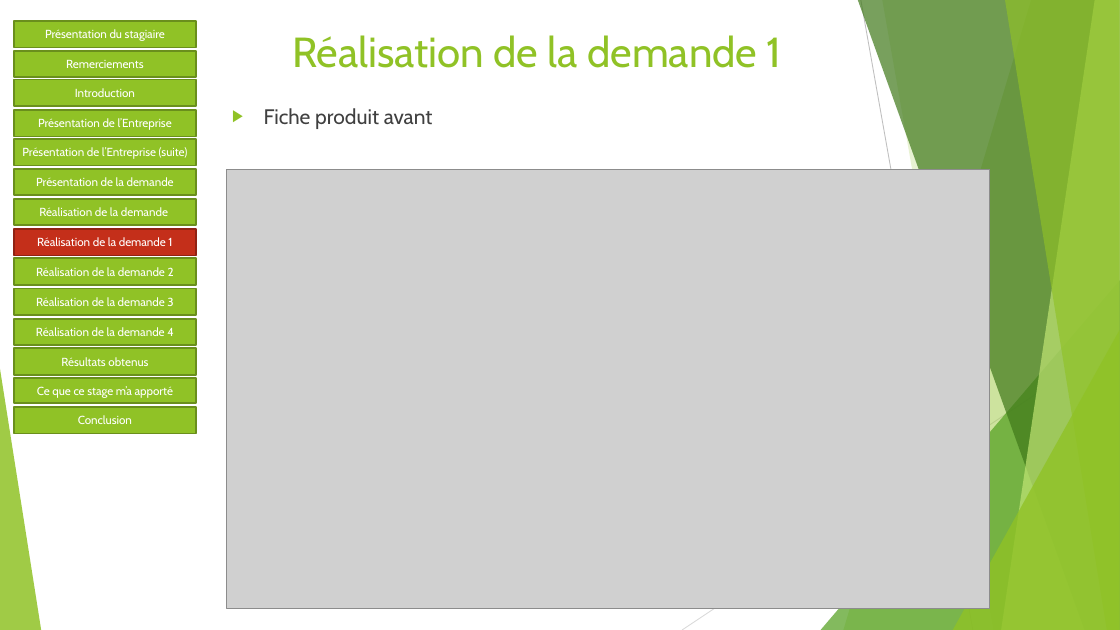
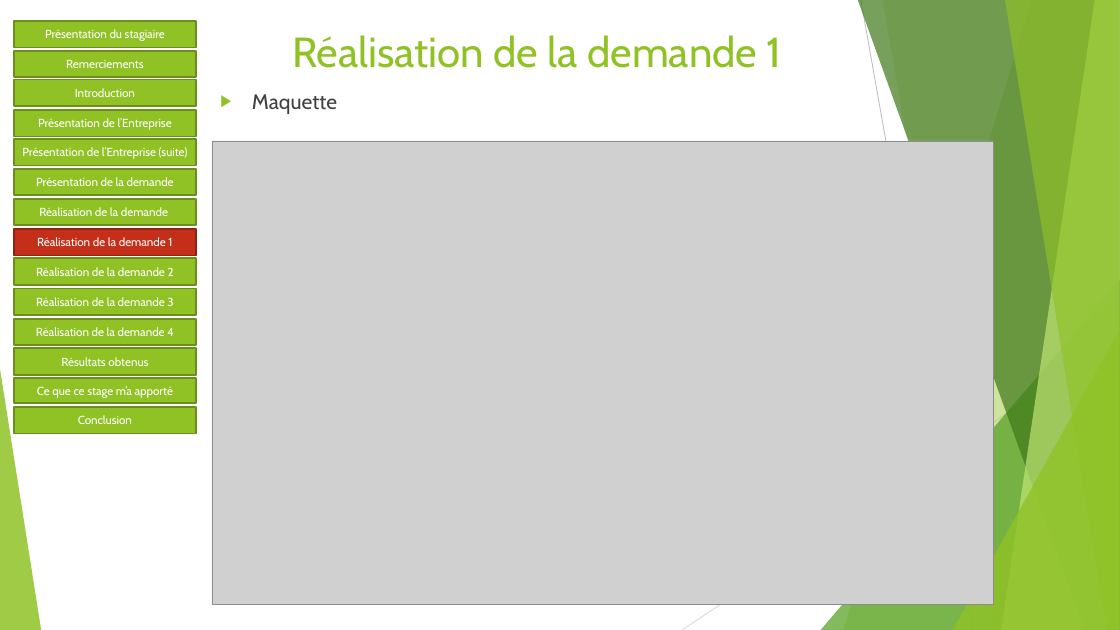
Before and after one commit to Sophie36/LASERSTORE, a slide deck: slide 10 of SOUTENANCE/Soutenance de stage.pptx. Drawn at 1120x630 pixels with LibreOffice and Linux fonts; fonts in the diff are those of the drawing; grey boxes stand for pictures. Boxes give left, top, right and bottom in pixels: in the first picture for what was removed or moved away, otherwise in the second. Text is boxed around its words. In the diff, an @@ line names an element or a change of style, - is before the commit and + after.

```diff
--- a/SOUTENANCE/Soutenance de stage.pptx
+++ b/SOUTENANCE/Soutenance de stage.pptx
@@ text added at [252, 94, 337, 114], 18 pt, text #404040 @@
+▶ Maquette
@@ text removed at [264, 108, 433, 129] @@
-▶ Fiche produit avant
@@ picture: place and size @@
-picture at [227, 170, 990, 609]
+picture at [212, 141, 993, 605]
```
Also in this commit, not shown: 2 other slides changed.
